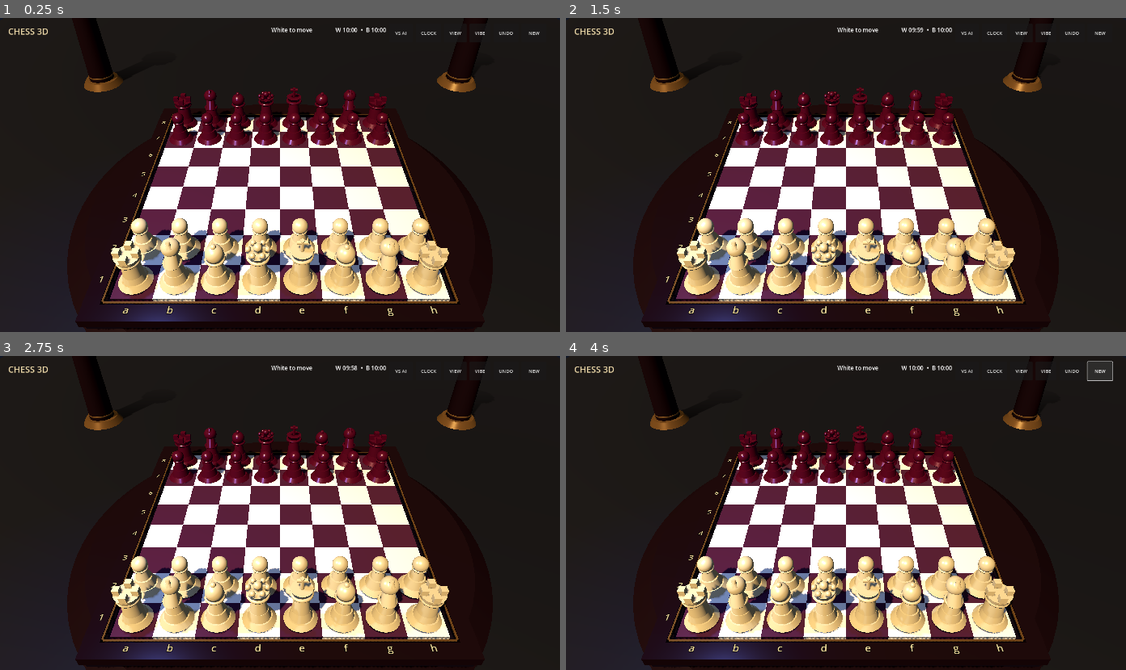
Above: before the commit, frames 1-4 (two rows, left to right).
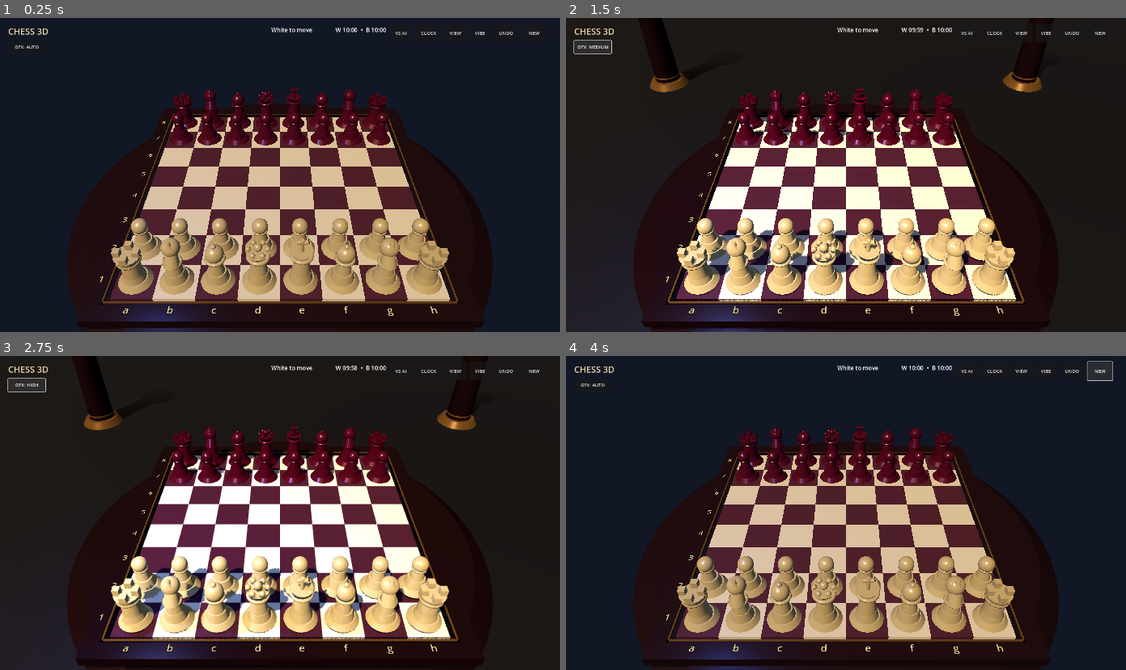
Above: after the commit, the same moments.

Repository: redxbox/chess-3d
Game: Godot game, scene res://src/main/main.tscn
Same seed, same stepped clock (60 frames per second), same inputs: the game is played once before the commit and once after it.
Inputs (mouse positions are in pixels of both pictures, inside the frame that each line leads up to):
- Up to frame 1 (0.25 s): no input
- Up to frame 2 (1.5 s): click (594, 46) at 0.5 s, where only the run after the commit has a clickable "GFX: AUTO"; click (594, 46) at 1.25 s, where only the run after the commit has a clickable "GFX: LOW"
- Up to frame 3 (2.75 s): click (28, 384) at 2 s, where only the run after the commit has a clickable "GFX: MEDIUM"
- Up to frame 4 (4 s): click (594, 384) at 2.75 s, where only the run after the commit has a clickable "GFX: HIGH"; click "NEW" at 3.5 s

The runs differ from the first frame. In frame 1, 21% of the frame differs, in the area x 2-88%, y 0-100%; in frame 2, 5.4%; in frame 3, 2.7%; in frame 4, 21%.

Commit message:
Add adaptive mobile graphics quality profiles
Co-authored-by: arena-agent <297053741+arena-agent@users.noreply.github.com>

Diff:
--- a/src/main/main.gd
+++ b/src/main/main.gd
@@ -12,6 +12,7 @@
 var game := ChessRules.new()
 var pieces_root := Node3D.new()
 var highlights_root := Node3D.new()
+var decor_root := Node3D.new()
 var selected := Vector2i(-1, -1)
 var selected_moves: Array[Dictionary] = []
 var last_move: Dictionary = {}
@@ -26,7 +27,10 @@
 var _drag_piece_from := Vector2i(-1, -1)
 var _drag_piece_active := false
 var haptics_enabled := true
+var graphics_quality := "auto"
+var capture_effects_enabled := true
 var _status_label: Label
+var _graphics_button: Button
 var _clock_label: Label
 var _top_panel: HBoxContainer
 var _mode_button: Button
@@ -39,6 +43,8 @@
 
 func _ready() -> void:
 	_setup_environment()
+	decor_root.name = "EnvironmentDetails"
+	board.add_child(decor_root)
 	_create_board()
 	pieces_root.name = "Pieces"
 	highlights_root.name = "Highlights"
@@ -48,6 +54,7 @@
 		game.reset()
 	_create_pieces()
 	_create_ui()
+	_apply_graphics_quality()
 	get_viewport().size_changed.connect(_apply_safe_area)
 	_apply_safe_area()
 	_update_status()
@@ -149,7 +156,7 @@
 	floor_mesh.material = _material(Color("090d16"), 0.72, 0.06)
 	floor.mesh = floor_mesh
 	floor.position.y = -0.82
-	board.add_child(floor)
+	decor_root.add_child(floor)
 	_add_board_coordinates()
 	_create_room_details(wood, gold)
 
@@ -177,7 +184,7 @@
 	for corner in [Vector3(-8.5, -0.8, -8.5), Vector3(8.5, -0.8, -8.5), Vector3(-8.5, -0.8, 8.5), Vector3(8.5, -0.8, 8.5)]:
 		var column := Node3D.new()
 		column.position = corner
-		board.add_child(column)
+		decor_root.add_child(column)
 		_add_cylinder(column, 0.72, 0.9, 0.28, 0.14, gold)
 		_add_cylinder(column, 0.42, 0.55, 4.8, 2.65, wood)
 		_add_torus(column, 0.48, 0.08, 0.45, gold)
@@ -363,6 +370,13 @@
 	new_button.pressed.connect(_new_game)
 	panel.add_child(new_button)
 
+	_graphics_button = Button.new()
+	_graphics_button.position = Vector2(28, 78)
+	_graphics_button.size = Vector2(128, 44)
+	_graphics_button.pressed.connect(_cycle_graphics_quality)
+	$UI.add_child(_graphics_button)
+	_update_graphics_button()
+
 
 func _select_square(square: Vector2i) -> void:
 	if ai_thinking or animating_move or game.result != "":
@@ -507,6 +521,8 @@
 
 
 func _spawn_capture_effect(position: Vector3, captured_code: String) -> void:
+	if not capture_effects_enabled:
+		return
 	var particles := CPUParticles3D.new()
 	particles.amount = 14
 	particles.lifetime = 0.55
@@ -613,6 +629,49 @@
 	return "%02d:%02d" % [total / 60, total % 60]
 
 
+func _effective_graphics_quality() -> String:
+	if graphics_quality != "auto":
+		return graphics_quality
+	var cores := OS.get_processor_count()
+	if cores <= 4:
+		return "low"
+	elif cores <= 6:
+		return "medium"
+	return "high"
+
+
+func _apply_graphics_quality() -> void:
+	var quality := _effective_graphics_quality()
+	capture_effects_enabled = quality != "low"
+	decor_root.visible = quality != "low"
+	$KeyLight.shadow_enabled = quality != "low"
+	$FillLight.shadow_enabled = quality == "high"
+	match quality:
+		"high":
+			get_viewport().msaa_3d = Viewport.MSAA_2X
+			get_viewport().screen_space_aa = Viewport.SCREEN_SPACE_AA_FXAA
+		"medium":
+			get_viewport().msaa_3d = Viewport.MSAA_DISABLED
+			get_viewport().screen_space_aa = Viewport.SCREEN_SPACE_AA_FXAA
+		_:
+			get_viewport().msaa_3d = Viewport.MSAA_DISABLED
+			get_viewport().screen_space_aa = Viewport.SCREEN_SPACE_AA_DISABLED
+	_update_graphics_button()
+
+
+func _cycle_graphics_quality() -> void:
+	var levels := ["auto", "low", "medium", "high"]
+	var index := levels.find(graphics_quality)
+	graphics_quality = levels[(index + 1) % levels.size()]
+	_apply_graphics_quality()
+	_save_autosave()
+
+
+func _update_graphics_button() -> void:
+	if is_instance_valid(_graphics_button):
+		_graphics_button.text = "GFX: " + graphics_quality.to_upper()
+
+
 func _apply_safe_area() -> void:
 	if not is_instance_valid(_top_panel):
 		return
@@ -660,6 +719,7 @@
 		"black_time": black_time,
 		"clock_enabled": clock_enabled,
 		"haptics_enabled": haptics_enabled,
+		"graphics_quality": graphics_quality,
 		"camera_yaw": camera_rig.rotation.y,
 		"camera_distance": camera.position.length(),
 		"play_vs_ai": play_vs_ai,
@@ -693,6 +753,9 @@
 	black_time = maxf(0.0, float(parsed.get("black_time", 600.0)))
 	clock_enabled = bool(parsed.get("clock_enabled", true))
 	haptics_enabled = bool(parsed.get("haptics_enabled", true))
+	graphics_quality = parsed.get("graphics_quality", "auto")
+	if graphics_quality not in ["auto", "low", "medium", "high"]:
+		graphics_quality = "auto"
 	camera_rig.rotation.y = float(parsed.get("camera_yaw", 0.0))
 	_set_camera_distance(float(parsed.get("camera_distance", camera.position.length())))
 	play_vs_ai = bool(parsed.get("play_vs_ai", true))
Not shown, changed: export_presets.cfg
Not shown, changed: .github/workflows/ci.yml
Not shown, changed: ROADMAP.md
